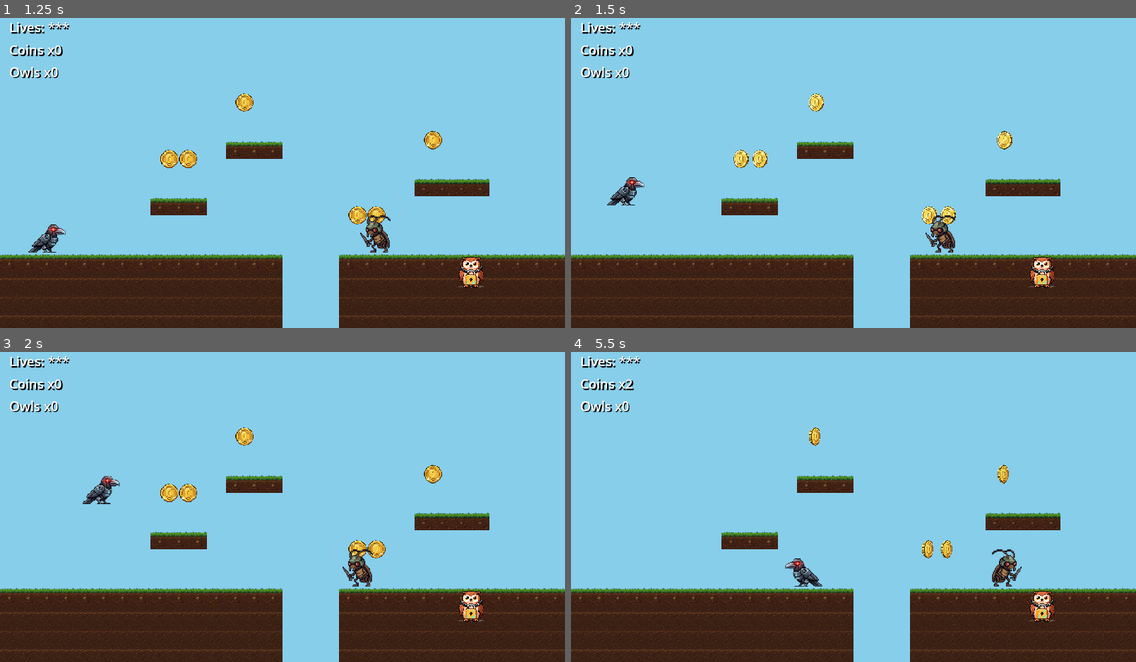
Above: before the commit, frames 1-4 (two rows, left to right).
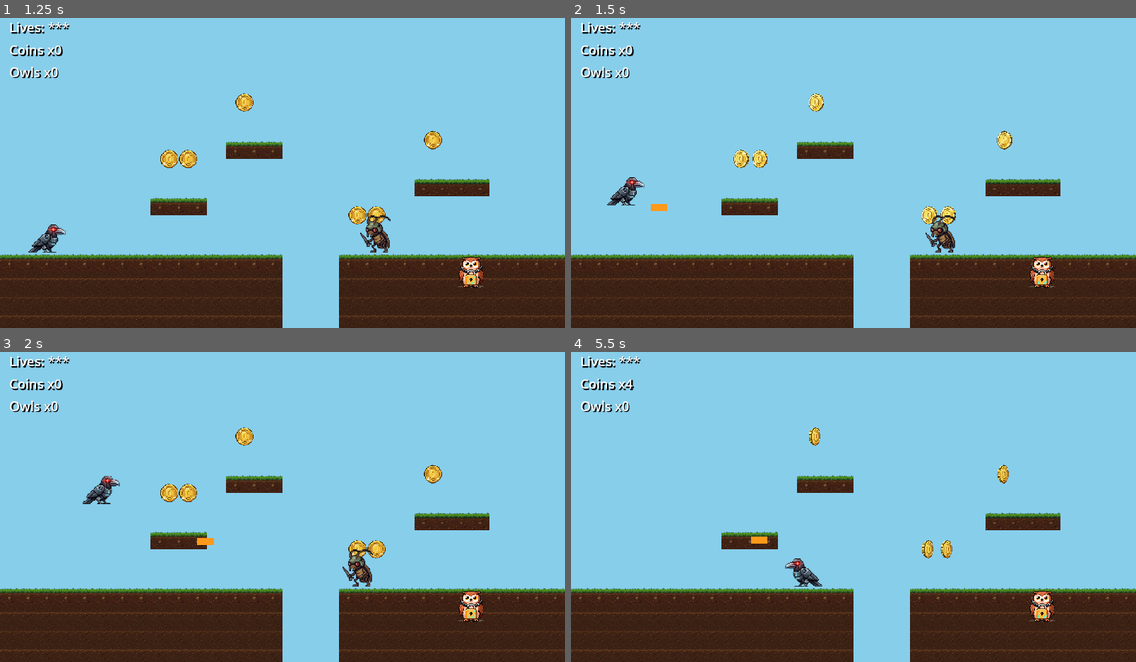
Above: after the commit, the same moments.

Repository: saemihemma/crowgame
Game: Godot game, scene res://scenes/Boot.tscn
Same seed, same stepped clock (60 frames per second), same inputs: the game is played once before the commit and once after it.
Inputs:
- Up to frame 1 (1.25 s): click "> PLAY" at 0.5 s
- Up to frame 2 (1.5 s): hold Right (move_right) from 1.28 s (still down); hold Space (jump) from 1.28 s (still down); tap Ctrl (shoot) at 1.35 s
- Up to frame 3 (2 s): keep holding Right (move_right); keep holding Space (jump)
- Up to frame 4 (5.5 s): release Space (jump) at 2.03 s; tap Space (jump) at 2.1, 2.27, 2.57, 3.77, 4.07, 5.1, 5.27 s; tap Ctrl (shoot) at 2.3, 3.6, 4.35, 5.3 s; release Right (move_right) at 2.78 s; hold Left (move_left) 2.78-3.53 s; hold Space (jump) 2.78-3.53 s; tap E (interact) at 2.85 s; hold Right (move_right) 3.53-5.03 s; hold Space (jump) 4.28-5.03 s; hold Left (move_left) from 5.03 s (still down)

Frame 1 is identical in both runs. In frame 2, less than 0.1% of the frame differs, in the area x 14-17%, y 60-63%; in frame 3, less than 0.1%; in frame 4, 0.5%, in the area x 9-80%, y 8-76%.

Commit message:
Godot port slice 7c: projectile/shoot + abilities framework
- Projectile (laser Area2D): travels at combat_tuning.laser_speed, expires
  after crossing the screen, kills first enemy hit (enemy layer mask).
- player.gd: shoot on 'shoot' action with laser_cooldown_ms cooldown, fires
  from eye level in the facing direction; PECK touch button added.
- AbilityManager (framework): loads abilities.json, grant/revoke with
  ability_granted/revoked signals (pickup-driven, non-persistent per source).

Verification: 32 unit tests + shoot probe (laser kills enemy, coins awarded).

https://claude.ai/code/session_01FVeVGxG2n5P8D32bFSZsYM

Diff:
--- /dev/null
+++ b/godot/scenes/Projectile.tscn
@@ -0,0 +1,21 @@
+[gd_scene load_steps=3 format=3 uid="uid://b0crowprojectl1"]
+
+[ext_resource type="Script" path="res://scripts/entities/projectile.gd" id="1_proj"]
+
+[sub_resource type="RectangleShape2D" id="RectangleShape2D_proj"]
+size = Vector2(28, 12)
+
+[node name="Projectile" type="Area2D"]
+collision_layer = 0
+collision_mask = 4
+script = ExtResource("1_proj")
+
+[node name="Visual" type="ColorRect" parent="."]
+offset_left = -14.0
+offset_top = -6.0
+offset_right = 14.0
+offset_bottom = 6.0
+color = Color(1, 0.6, 0.1, 1)
+
+[node name="CollisionShape2D" type="CollisionShape2D" parent="."]
+shape = SubResource("RectangleShape2D_proj")
--- a/godot/scripts/entities/player.gd
+++ b/godot/scripts/entities/player.gd
@@ -7,8 +7,14 @@
 @export var crow_texture_path := "res://assets/sprites/characters/crow2/crow3/crow1-64px-fixed.png"
 @export var crow_walk_path := "res://assets/sprites/characters/crow2/crow3/crow-walk-64px-fixed.png"
 
+const PROJECTILE_SCENE := preload("res://scenes/Projectile.tscn")
+
 var _tuning: Dictionary = {}
 var _state: Dictionary = PlayerMotion.new_state()
+var _facing := 1
+var _shoot_cooldown := 0.0
+var _laser_speed := 400.0
+var _laser_cooldown := 1.0
 
 @onready var _sprite: Sprite2D = $Sprite
 
@@ -20,6 +26,9 @@
 			"coyoteMs": 80, "jumpBufferMs": 100, "gravityScale": 1.0, "terminalVelocity": 500}
 	if _sprite and ResourceLoader.exists(crow_texture_path):
 		_sprite.texture = load(crow_texture_path)
+	var combat := DataManager.get_dict("COMBAT_TUNING")
+	_laser_speed = float(combat.get("laser_speed", 400))
+	_laser_cooldown = float(combat.get("laser_cooldown_ms", 1000)) / 1000.0
 
 func _physics_process(delta: float) -> void:
 	var input := {
@@ -35,11 +44,23 @@
 	_state["vx"] = velocity.x
 	_state["vy"] = velocity.y
 
+	if input["left"]:
+		_facing = -1
+	elif input["right"]:
+		_facing = 1
 	if _sprite:
-		if input["left"]:
-			_sprite.flip_h = true
-		elif input["right"]:
-			_sprite.flip_h = false
+		_sprite.flip_h = _facing < 0
+
+	_shoot_cooldown = maxf(0.0, _shoot_cooldown - delta)
+	if Input.is_action_just_pressed("shoot") and _shoot_cooldown <= 0.0:
+		_shoot()
+
+func _shoot() -> void:
+	_shoot_cooldown = _laser_cooldown
+	var proj := PROJECTILE_SCENE.instantiate()
+	proj.global_position = global_position + Vector2(_facing * 20.0, -40.0)
+	proj.setup(_facing, _laser_speed)
+	get_parent().add_child(proj)
 
 ## Test/feel hooks ----------------------------------------------------------
 func get_motion_state() -> Dictionary:
--- /dev/null
+++ b/godot/scripts/entities/projectile.gd
@@ -0,0 +1,35 @@
+extends Area2D
+## Projectile (laser) — Godot port of Projectile.ts. Travels horizontally at
+## combat_tuning.laser_speed, expires after crossing the screen, and kills the
+## first enemy it overlaps. Detects enemies via collision mask (enemy layer 4).
+
+var _speed := 400.0
+var _dir := 1
+var _life := 2.0
+
+func setup(dir: int, speed: float) -> void:
+	_dir = dir
+	_speed = speed
+	# Lifetime ~ time to cross the viewport (GAME_WIDTH / speed seconds).
+	_life = 960.0 / maxf(1.0, speed)
+
+func _ready() -> void:
+	body_entered.connect(_on_body_entered)
+	area_entered.connect(_on_area_entered)
+
+func _physics_process(delta: float) -> void:
+	position.x += _dir * _speed * delta
+	_life -= delta
+	if _life <= 0.0:
+		queue_free()
+
+func _on_body_entered(body: Node) -> void:
+	_try_hit(body)
+
+func _on_area_entered(area: Area2D) -> void:
+	_try_hit(area.get_parent())
+
+func _try_hit(node: Node) -> void:
+	if node != null and node.is_in_group("enemy") and node.has_method("kill"):
+		node.kill()
+		queue_free()
--- /dev/null
+++ b/godot/scripts/gameplay/ability_manager.gd
@@ -0,0 +1,37 @@
+extends RefCounted
+class_name AbilityManager
+## Godot port of the abilities framework (AbilityManager + abilities.json).
+## Tracks the active ability set; grant/revoke emit EventBus signals and the HUD
+## AbilitySlots react. Behaviors are pickup-granted (non-persistent) per the
+## source; this is the scaffold call sites translate against.
+
+var _defs: Dictionary = {}     # id -> definition
+var _active: Dictionary = {}   # id -> true
+
+func _init() -> void:
+	for d in DataManager.get_dict("ABILITIES").get("abilities", []):
+		_defs[String(d.get("id", ""))] = d
+
+func grant(ability_id: String) -> void:
+	if not _defs.has(ability_id) or _active.has(ability_id):
+		return
+	_active[ability_id] = true
+	EventBus.ability_granted.emit({"abilityId": ability_id})
+
+func revoke(ability_id: String) -> void:
+	if not _active.has(ability_id):
+		return
+	_active.erase(ability_id)
+	EventBus.ability_revoked.emit({"abilityId": ability_id})
+
+func has_ability(ability_id: String) -> bool:
+	return _active.has(ability_id)
+
+func active_ids() -> Array:
+	return _active.keys()
+
+func known_ids() -> Array:
+	return _defs.keys()
+
+func clear() -> void:
+	_active.clear()
--- a/godot/scripts/ui/touch_controls.gd
+++ b/godot/scripts/ui/touch_controls.gd
@@ -17,6 +17,7 @@
 	_add_button("move_right", ">", Vector2(PAD + BTN + GAP, dpad_y))
 	_add_button("jump", "JUMP", Vector2(vw - PAD - BTN, dpad_y))
 	_add_button("interact", "E", Vector2(vw - PAD - BTN, dpad_y - BTN - GAP))
+	_add_button("shoot", "PECK", Vector2(vw - PAD - BTN * 2 - GAP, dpad_y))
 	# Hide on non-touch desktop to avoid clutter (keyboard still works).
 	if not (DisplayServer.is_touchscreen_available() or OS.has_feature("web") or OS.has_feature("mobile")):
 		visible = false
--- /dev/null
+++ b/godot/tests/integration/ShootProbe.tscn
@@ -0,0 +1,6 @@
+[gd_scene load_steps=2 format=3 uid="uid://b0crowshootprb"]
+
+[ext_resource type="Script" path="res://tests/integration/shoot_probe.gd" id="1_probe"]
+
+[node name="ShootProbe" type="Node"]
+script = ExtResource("1_probe")
--- /dev/null
+++ b/godot/tests/integration/shoot_probe.gd
@@ -0,0 +1,56 @@
+extends Node
+## Headless physics probe: player shoots a laser that kills an enemy and awards
+## coins. Positions the player just left of an enemy, fires, and checks the
+## enemy is gone and coins increased.
+##
+## Run: godot --headless --path godot res://tests/integration/ShootProbe.tscn
+
+const GAME_SCENE := preload("res://scenes/Game.tscn")
+const MAX_FRAMES := 60
+
+var _game: Node2D
+var _frames := 0
+var _enemy: Node2D
+var _coins_before := 0
+var _fired := false
+
+func _ready() -> void:
+	_game = GAME_SCENE.instantiate()
+	_game.level_key = "level_01"
+	add_child(_game)
+
+func _physics_process(_delta: float) -> void:
+	_frames += 1
+	if _frames == 3 and not _fired:
+		_enemy = _find_enemy()
+		var player: CharacterBody2D = _game.get_player()
+		if _enemy == null or player == null:
+			_finish(false, "missing enemy or player")
+			return
+		_coins_before = _game.coin_count
+		# Stand just left of the enemy, face right, fire.
+		player.global_position = _enemy.global_position - Vector2(60, 0)
+		player._facing = 1
+		player._shoot()
+		_fired = true
+		return
+	if _fired and _frames >= MAX_FRAMES:
+		var killed: bool = not is_instance_valid(_enemy) or bool(_enemy.is_dead())
+		var got_coins: bool = int(_game.coin_count) > _coins_before
+		if killed and got_coins:
+			_finish(true, "")
+		else:
+			_finish(false, "killed=%s coins(%d->%d)" % [str(killed), _coins_before, _game.coin_count])
+
+func _finish(ok: bool, msg: String) -> void:
+	if ok:
+		print("[pass] shoot_probe: laser killed enemy, coins %d -> %d" % [_coins_before, _game.coin_count])
+	else:
+		print("[FAIL] shoot_probe: %s" % msg)
+	get_tree().quit(0 if ok else 1)
+
+func _find_enemy() -> Node2D:
+	for c in _game.get_node("World").get_children():
+		if c.scene_file_path.get_file() == "Enemy.tscn":
+			return c
+	return null
--- /dev/null
+++ b/godot/tests/test_abilities.gd
@@ -0,0 +1,35 @@
+extends TestCase
+## Slice 7c: abilities framework — defs load, grant/revoke toggles state and
+## emits EventBus signals.
+
+func _reset() -> void:
+	_failures.clear()
+	_assertions = 0
+
+func test_defs_loaded() -> void:
+	var am := AbilityManager.new()
+	var known := am.known_ids()
+	assert_true(known.has("double_jump"), "double_jump defined")
+	assert_true(known.has("wall_slide"), "wall_slide defined")
+	assert_true(known.has("dash"), "dash defined")
+
+func test_grant_and_revoke() -> void:
+	var am := AbilityManager.new()
+	var granted := [""]
+	var revoked := [""]
+	var gcb := func(p): granted[0] = String(p.get("abilityId", ""))
+	var rcb := func(p): revoked[0] = String(p.get("abilityId", ""))
+	EventBus.ability_granted.connect(gcb)
+	EventBus.ability_revoked.connect(rcb)
+	am.grant("dash")
+	assert_true(am.has_ability("dash"), "dash granted")
+	assert_eq(granted[0], "dash", "ability_granted emitted")
+	am.grant("dash")  # idempotent
+	assert_eq(am.active_ids().size(), 1, "no duplicate grant")
+	am.revoke("dash")
+	assert_true(not am.has_ability("dash"), "dash revoked")
+	assert_eq(revoked[0], "dash", "ability_revoked emitted")
+	am.grant("unknown_ability")
+	assert_true(not am.has_ability("unknown_ability"), "unknown ability not granted")
+	EventBus.ability_granted.disconnect(gcb)
+	EventBus.ability_revoked.disconnect(rcb)
Not shown, changed: godot/tools/run_tests.sh
